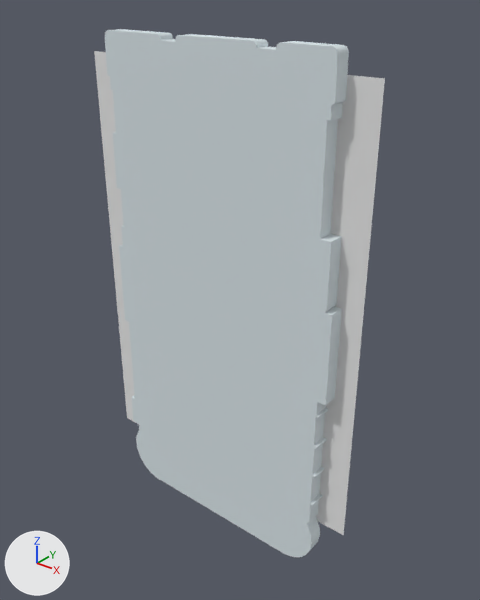
Renders of the OBJ model public/models/demo/model.obj from each side of a commit.
One viewpoint serves both versions: a camera (50 mm lens) standing at (21.8, -25.1, 16.8) and looking at (1.1, 0.6, 0.8). Lighting does not change. The marker at lower left points along +X, +Y and +Z. The picture after the commit comes second. Where no turn or scale is listed for an object, it has been applied to the vertices. Vertices at exactly the same position are counted once.

The first picture shows 'Default Default_0', 'Default building'.
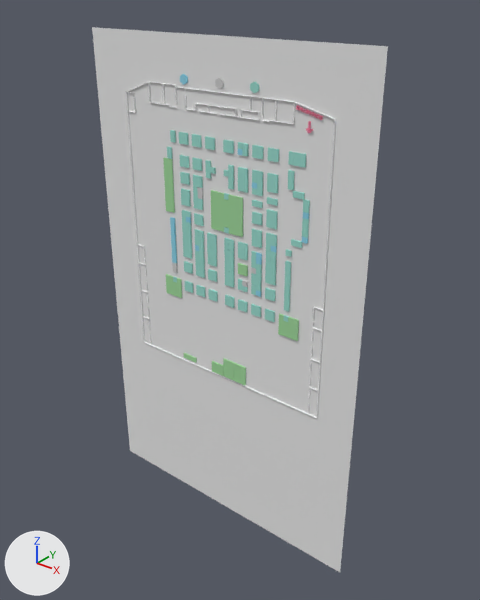
Diff of the bpy script that builds the scene:
```diff
--- a/public/models/demo/model.obj.py
+++ b/public/models/demo/model.obj.py
@@ me_default_default_0 @@
 # used by ob_default_default_0; location = (0.0, 0.0, 0.0)
-me_default_default_0.from_pydata(...)  # 4 vertices, 1 face; spans x -8.5..9.0, y 0.0, z -11.1..13.1
-me_default_default_0.vertices[0].co = (-8.5, 0.0, -11.1)  # pixel (127, 418)
-me_default_default_0.vertices[1].co = (9.0, 0.0, -11.1)  # pixel (343, 535)
-me_default_default_0.vertices[2].co = (9.0, 0.0, 13.1)  # pixel (384, 78)
-me_default_default_0.vertices[3].co = (-8.5, 0.0, 13.1)  # pixel (94, 51)
+me_default_default_0.from_pydata(...)  # 4 vertices, 1 face; spans x -8.5..9.0, y 0.0, z -14.0..14.3
+# me_default_default_0 part 1
+me_default_default_0.vertices[0].co = (-8.5, 0.0, -14.0)  # pixel (130, 450)
+me_default_default_0.vertices[1].co = (9.0, 0.0, -14.0)  # pixel (340, 572)
+me_default_default_0.vertices[2].co = (9.0, 0.0, 14.3)  # pixel (387, 46)
+me_default_default_0.vertices[3].co = (-8.5, 0.0, 14.3)  # pixel (92, 27)
 me_default_default_0.materials.append(mat_default_0_webp)
@@ ob_default_building @@
-ob_default_building = bpy.data.objects.new('Default building', me_default_building)
-ob_default_building.location = (0.0, 0.0, 0.0)
```

Location of each change, (x1, y1, x2, y2) in pixels of the pictures (480 x 600 px):
'Default Default_0', reshaped (13% taller)
    before: (94, 51, 385, 535)
    after: (92, 27, 388, 572)
'Default building', deleted
    before: (105, 29, 349, 557)
'Default bExpo! Expo! Business Lounge', unchanged, uncovered by the edit
    after: (211, 190, 243, 237)
